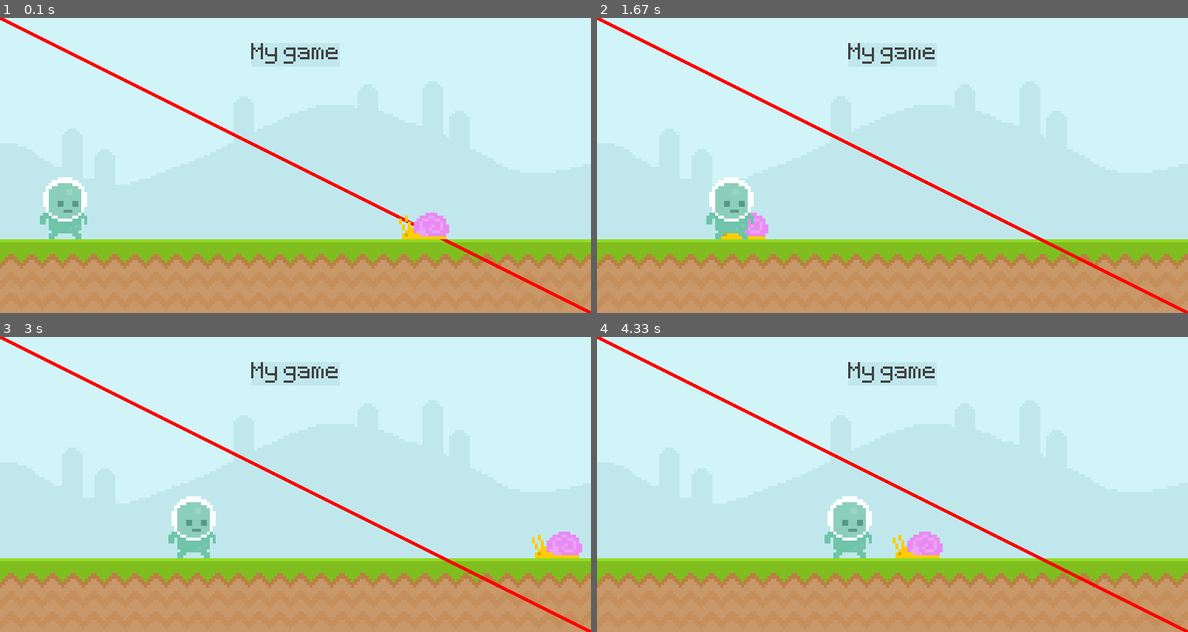
Above: before the commit, frames 1-4 (two rows, left to right).
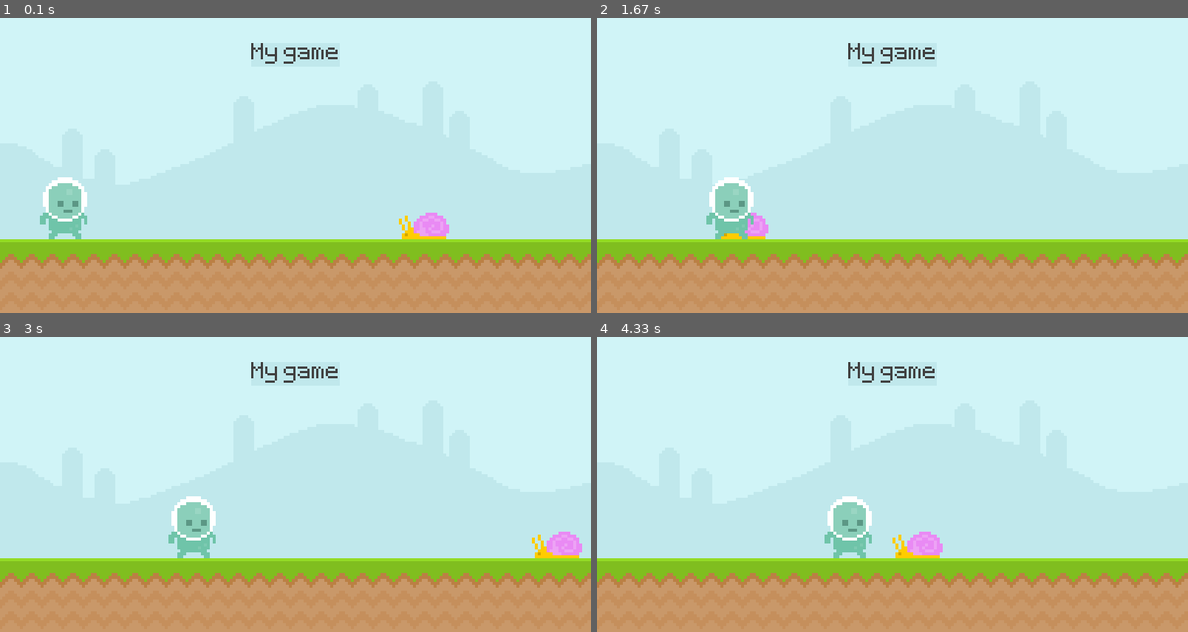
Above: after the commit, the same moments.

Repository: ArindamPal-0/runner-pygame-ultimateintro
Game: pygame game, started from main.py
The game is run twice, just before and just after one commit, with the same random seed, the same clock (stepped at 60 frames per second) and the same inputs.
Inputs:
- Up to frame 1 (0.1 s): no input
- Up to frame 2 (1.67 s): tap Space at 0.33 s
- Up to frame 3 (3 s): no input
- Up to frame 4 (4.33 s): no input

The runs differ from the first frame. In frame 1, 1.2% of the frame differs, in the area x 0-100%, y 0-100%; in frame 2, 1.2%; in frame 3, 1.2%; in frame 4, 1.2%.

Commit message:
keyboard input

Diff:
--- a/main.py
+++ b/main.py
@@ -39,18 +39,11 @@
             # exiting the program
             exit()
 
-        if event.type == pygame.MOUSEMOTION:
-            # print(event.pos)
-
-            # check if the mouse is over the player rectangle
-            if player_rect.collidepoint(event.pos):
-                print('mouse over player')
-
-        if event.type == pygame.MOUSEBUTTONDOWN:
-            print('mouse down')
-
-        if event.type == pygame.MOUSEBUTTONUP:
-            print('mouse up')
+        if event.type == pygame.KEYDOWN:
+            if event.key == pygame.K_SPACE:
+                print('jump')
+        if event.type == pygame.KEYUP:
+            print('key up')
 
     # block image transfer, display the image surface
     # draw order is important!
@@ -61,9 +54,6 @@
     # pygame.draw.rect(screen, '#c0e8ec', score_rect)
     screen.blit(score_surface, score_rect)
 
-    # draw a line
-    pygame.draw.line(screen, 'Red', (0, 0), (800, 400), 5)
-
     snail_rect.x -= 4
     if snail_rect.right < 0:
         snail_rect.left = 800
@@ -71,6 +61,11 @@
 
     player_rect.left += 1
     screen.blit(player_surface, player_rect)
+
+    # keyboard input
+    # keys = pygame.key.get_pressed()
+    # if keys[pygame.K_SPACE]:
+    #     print('jump')
 
     # collision check
     # if player_rect.colliderect(snail_rect):
